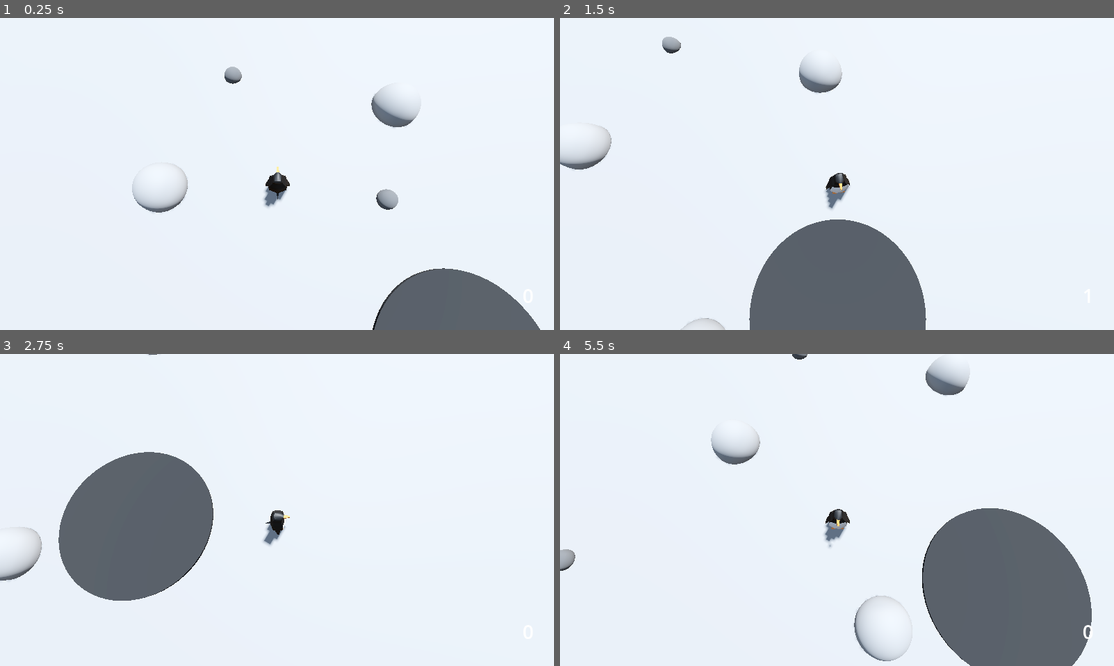
Above: before the commit, frames 1-4 (two rows, left to right).
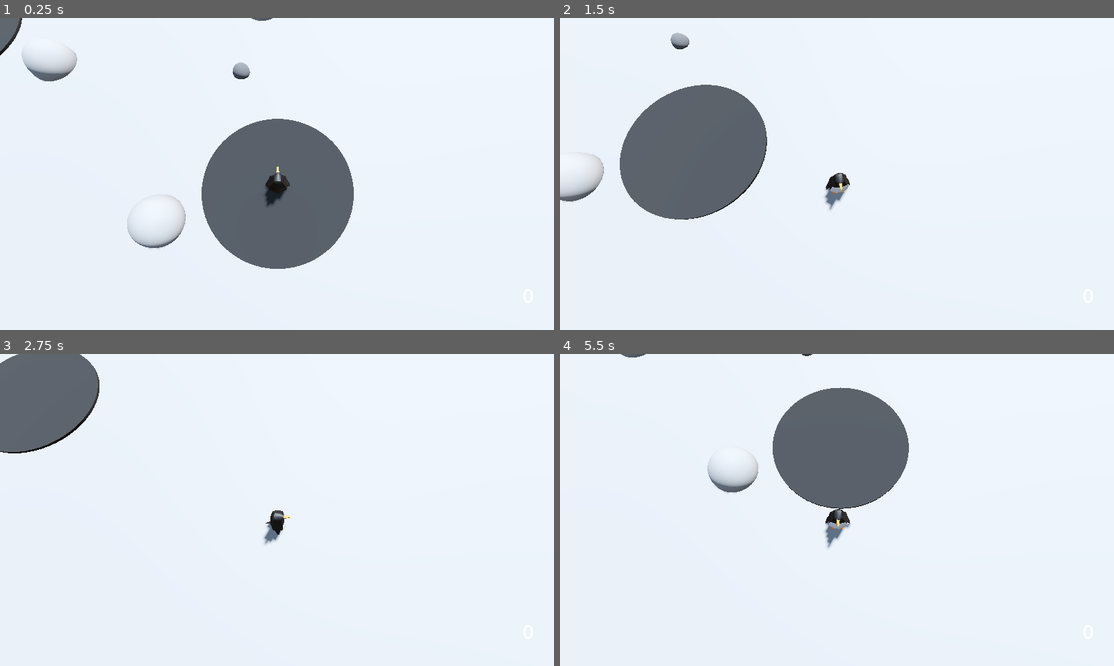
Above: after the commit, the same moments.

Repository: Edtg/Ludum-Dare-55
Game: Godot game, scene res://scenes/main.tscn
The game is run twice, just before and just after one commit, with the same random seed, the same clock (stepped at 60 frames per second) and the same inputs.
Inputs:
- Up to frame 1 (0.25 s): no input
- Up to frame 2 (1.5 s): tap Enter at 0.5 s; hold D (move_right) 0.53-1.28 s; tap Space (slide) at 0.6 s; hold S (move_back) from 1.28 s (still down); tap Shift (sprint) at 1.35 s
- Up to frame 3 (2.75 s): release S (move_back) at 2.03 s; hold D (move_right) from 2.03 s (still down); tap Space (slide) at 2.1 s
- Up to frame 4 (5.5 s): release D (move_right) at 2.78 s; hold W (move_forward) 2.78-3.53 s; tap Shift (sprint) at 2.85, 4.35 s; hold A (move_left) 3.53-5.03 s; tap Space (slide) at 3.6, 5.1 s; hold S (move_back) from 5.03 s (still down)

The runs differ from the first frame. In frame 1, 17% of the frame differs, in the area x 0-98%, y 0-100%; in frame 2, 20%; in frame 3, 16%; in frame 4, 22%, in the area x 0-96%, y 0-100%.

Commit message:
Added map spawning

Diff:
--- /dev/null
+++ b/scenes/main.gd
@@ -0,0 +1,29 @@
+extends Node
+
+
+@export var map: PackedScene
+@export var nest_positions: Array[Vector3]
+
+const NEST = preload("res://scenes/objects/nest.tscn")
+const PLAYER = preload("res://scenes/characters/player.tscn")
+
+func _ready():
+	setup_map()
+
+
+func setup_map():
+	var new_map = map.instantiate()
+	add_child(new_map)
+	for p in nest_positions:
+		var new_nest = NEST.instantiate()
+		new_nest.position = p
+		if p == nest_positions[0]:
+			var player = PLAYER.instantiate()
+			player.position = p
+			new_nest.assigned_penguin = player
+			new_map.add_child(player)
+		else:
+			# Spawn enemy
+			pass
+
+		new_map.add_child(new_nest)
--- a/scenes/main.tscn
+++ b/scenes/main.tscn
@@ -1,11 +1,9 @@
 [gd_scene load_steps=3 format=3 uid="uid://b7tkqh7ua6g3"]
 
 [ext_resource type="PackedScene" uid="uid://6xgq1p12t2w8" path="res://scenes/maps/test_map.tscn" id="1_mr7yk"]
-[ext_resource type="PackedScene" uid="uid://ct8g2abqa7rqd" path="res://scenes/characters/player.tscn" id="2_k2e7e"]
+[ext_resource type="Script" path="res://scenes/main.gd" id="1_xrfk6"]
 
 [node name="Main" type="Node"]
-
-[node name="TestMap" parent="." instance=ExtResource("1_mr7yk")]
-
-[node name="Player" parent="." instance=ExtResource("2_k2e7e")]
-transform = Transform3D(1, 0, 0, 0, 1, 0, 0, 0, 1, 0, 0.305478, 0)
+script = ExtResource("1_xrfk6")
+map = ExtResource("1_mr7yk")
+nest_positions = Array[Vector3]([Vector3(3, 0, 3), Vector3(-5, 0, -1)])
--- a/scenes/objects/nest.gd
+++ b/scenes/objects/nest.gd
@@ -10,12 +10,12 @@
 
 
 func _ready():
-	assigned_penguin = get_tree().get_nodes_in_group("penguins")[0]
-	assigned_penguin.upgrade_confirmed.connect(_on_upgrade_confirmed)
+	if is_instance_valid(assigned_penguin):
+		assigned_penguin.upgrade_confirmed.connect(_on_upgrade_confirmed)
 
 
 func _on_proximity_detector_body_entered(body):
-	if body.is_in_group("penguins"):
+	if body == assigned_penguin:
 		rock_count += body.rock_count
 		body.deposit_rocks()
 		check_rock_count()
